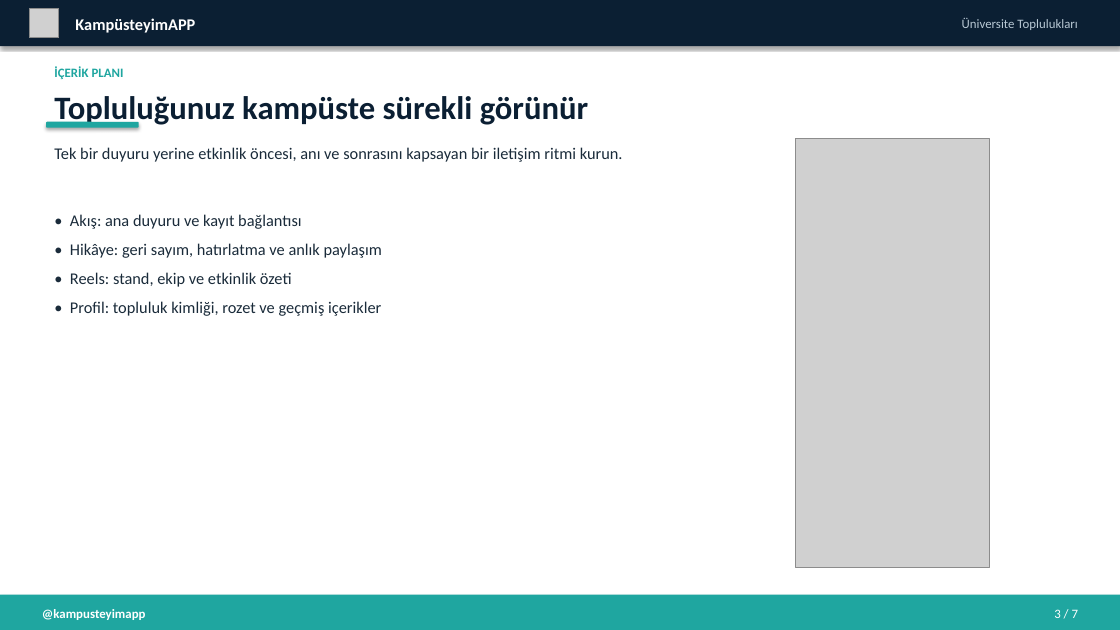
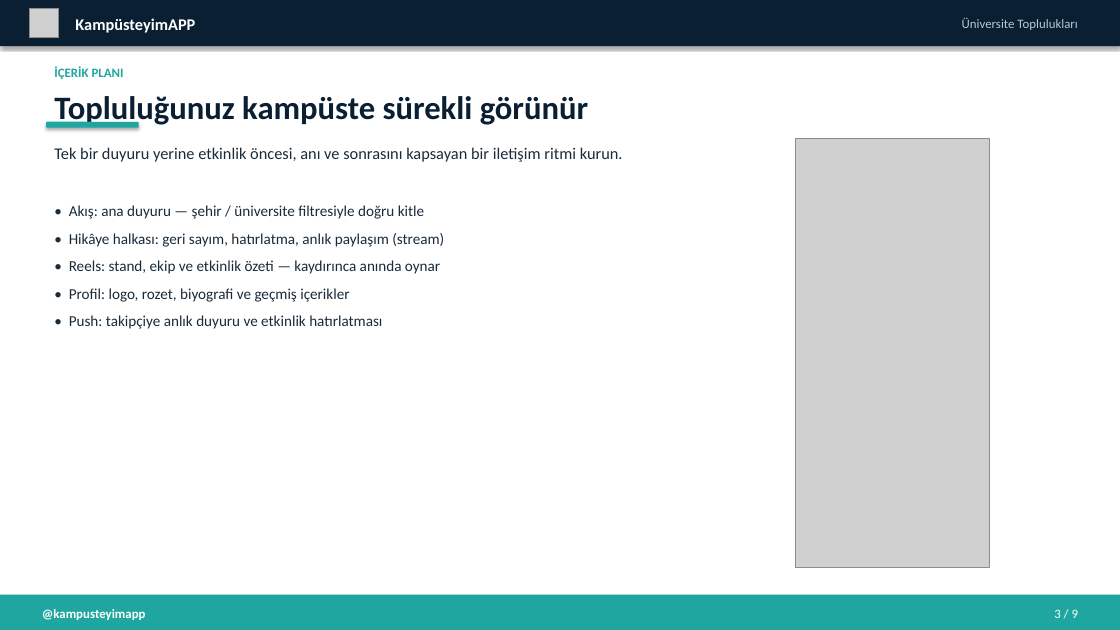
Before and after one commit to kyractlk/kampusteyim, a slide deck: slide 4 of docs/marketing/KampusteyimAPP_Universite_Topluluklari_Sunumu.pptx. Drawn at 1120x630 pixels with LibreOffice and Linux fonts; fonts in the diff are those of the drawing; grey boxes stand for pictures. Boxes give left, top, right and bottom in pixels: in the first picture for what was removed or moved away, otherwise in the second. Text is boxed around its words. In the diff, an @@ line names an element or a change of style, - is before the commit and + after.

```diff
--- a/docs/marketing/KampusteyimAPP_Universite_Topluluklari_Sunumu.pptx
+++ b/docs/marketing/KampusteyimAPP_Universite_Topluluklari_Sunumu.pptx
@@ text at (x1=69, y1=205, x2=444, y2=329): text changed; size 14 to 13 pt @@
-• Akış: ana duyuru ve kayıt bağlantısı
-• Hikâye: geri sayım, hatırlatma ve anlık paylaşım
-• Reels: stand, ekip ve etkinlik özeti
-• Profil: topluluk kimliği, rozet ve geçmiş içerikler
+• Akış: ana duyuru — şehir / üniversite filtresiyle doğru kitle
+• Hikâye halkası: geri sayım, hatırlatma, anlık paylaşım (stream)
+• Reels: stand, ekip ve etkinlik özeti — kaydırınca anında oynar
+• Profil: logo, rozet, biyografi ve geçmiş içerikler
+• Push: takipçiye anlık duyuru ve etkinlik hatırlatması
@@ text at (x1=1054, y1=609, x2=1078, y2=618): text changed @@
-3 / 7
+3 / 9
```
Also in this commit, not shown: 7 other slides changed, 2 slides added, 41 other files.
